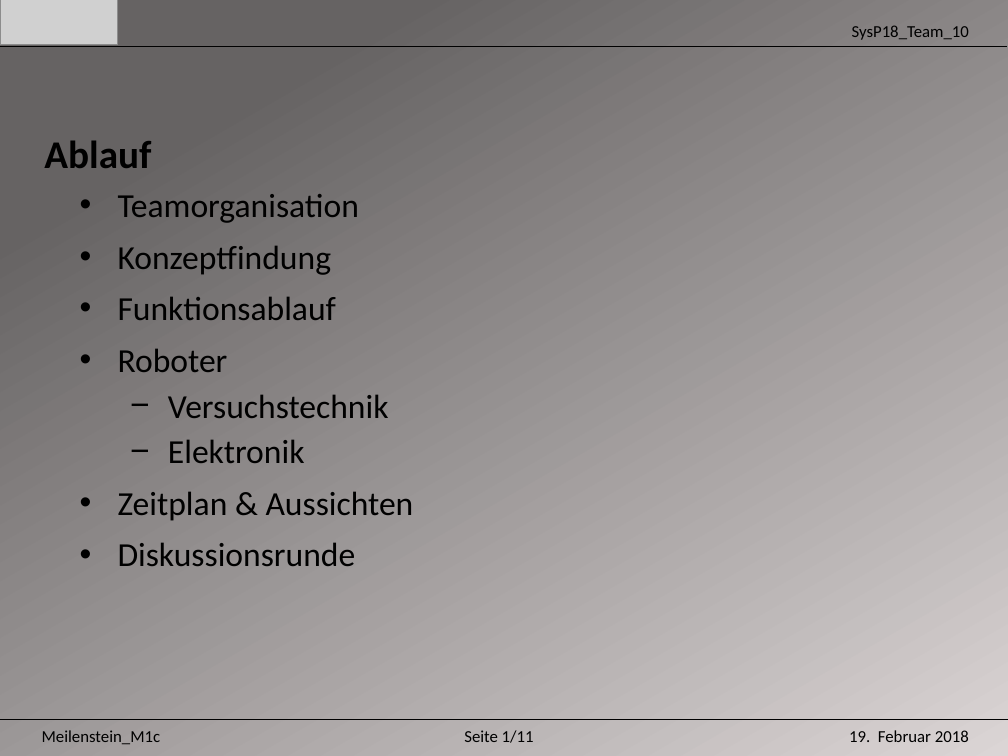
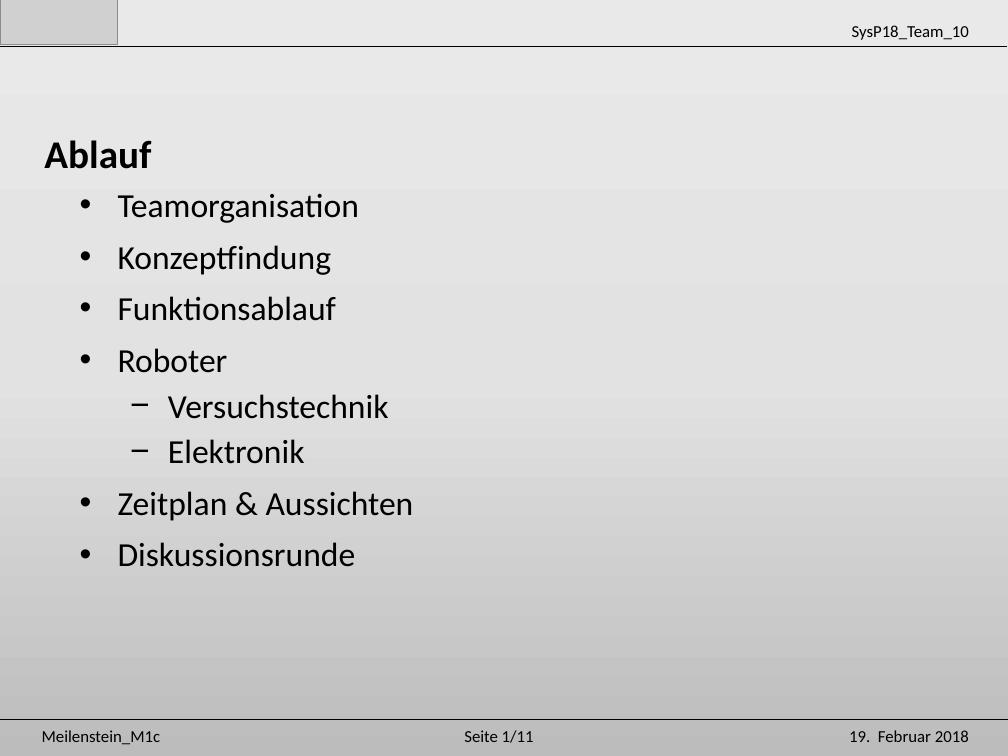
Before and after one commit to Unaqwyn/SysP18_1cv, a slide deck: slide 2 of 01_Organisation/02_Meilensteine/m1c/Praesentation_m1c.pptx. Drawn at 1008x756 pixels with LibreOffice and Linux fonts; fonts in the diff are those of the drawing; grey boxes stand for pictures. Boxes give left, top, right and bottom in pixels: in the first picture for what was removed or moved away, otherwise in the second. Text is boxed around its words. In the diff, an @@ line names an element or a change of style, - is before the commit and + after.

```diff
--- a/01_Organisation/02_Meilensteine/m1c/Praesentation_m1c.pptx
+++ b/01_Organisation/02_Meilensteine/m1c/Praesentation_m1c.pptx
@@ background gradient #DBD6D6 to #666464 to gradient #EBEAEA to #E4E3E3 to #BDBCBC @@
```
Also in this commit, not shown: 11 other slides changed.
